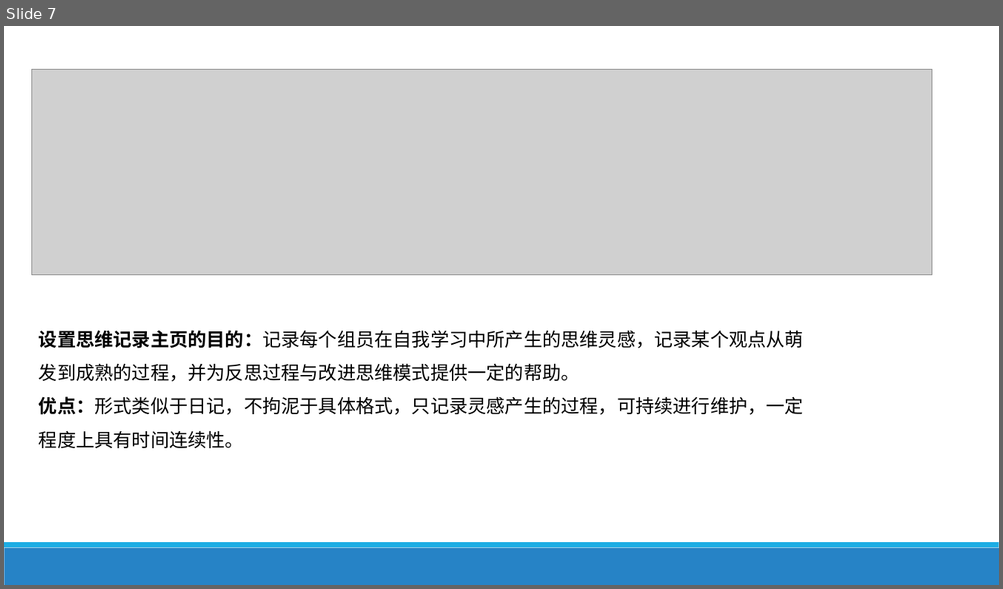
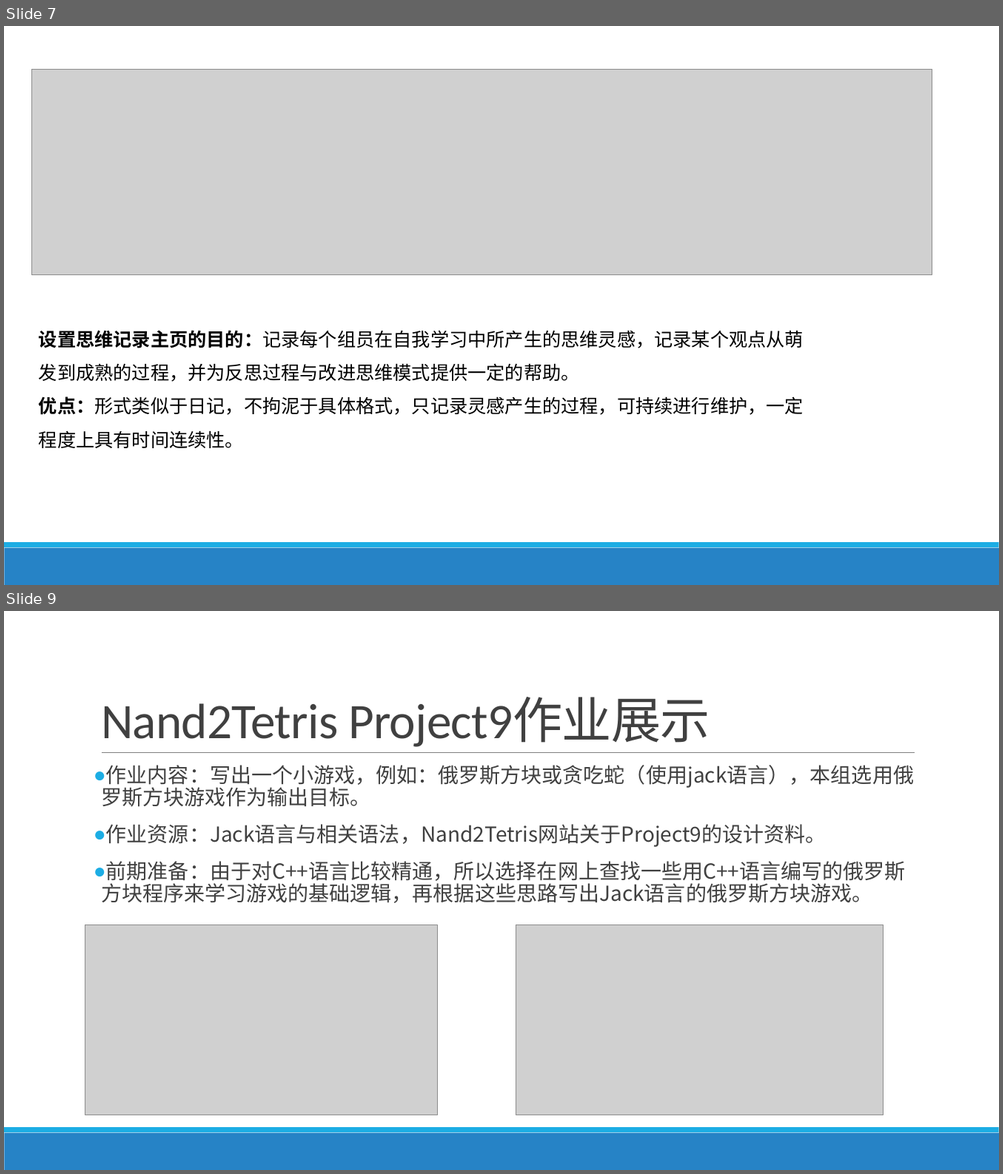
Before and after one commit to jisuansiwei2017/SDCT-2017-Fall, a slide deck: weekly_report/group3/week3.pptx. Shown one above the other, each under a label of ours: slide 7 before the commit, slides 7 and 9 after it; the slides between them are not shown. The pictures are 1003x589 and 1003x1174 pixels, drawn with LibreOffice and Linux fonts; fonts in the diff are those of the drawing; grey boxes stand for pictures. Boxes give left, top, right and bottom in pixels: in the first picture for what was removed or moved away, otherwise in the second. Text is boxed around its words. In the diff, an @@ line names an element or a change of style, - is before the commit and + after.

```diff
--- a/weekly_report/group3/week3.pptx
+++ b/weekly_report/group3/week3.pptx
@@ slide 9 added at (4,611,999,1170), background #FFFFFF; not listed: 2 template elements that a slide beside it also shows @@
@@ title added at (101,698,710,747), 48 pt, text #404040 @@
+Nand2Tetris Project9作业展示
@@ text added at (101,765,913,903), 20 pt, text #404040 @@
+● 作业内容：写出一个小游戏，例如：俄罗斯方块或贪吃蛇（使用jack语言），本组选用俄罗斯方块游戏作为输出目标。
+● 作业资源：Jack语言与相关语法，Nand2Tetris网站关于Project9的设计资料。
+● 前期准备：由于对C++语言比较精通，所以选择在网上查找一些用C++语言编写的俄罗斯方块程序来学习游戏的基础逻辑，再根据这些思路写出Jack语言的俄罗斯方块游戏。
@@ line added from (102, 753) to (915, 753), #808080 0.5 pt @@
@@ picture added at (85,925,437,1116) @@
@@ picture added at (516,925,884,1116) @@
```
Also in this commit, not shown: 4 slides changed, 1 other slide added, 1 slide removed.
